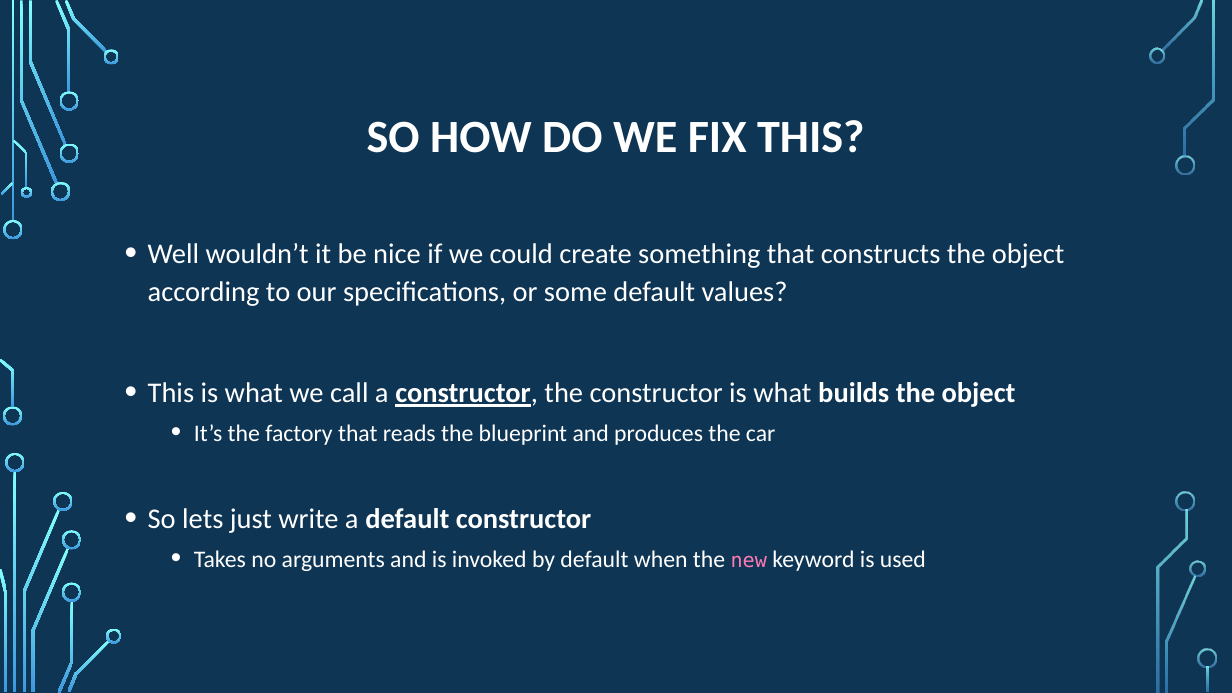
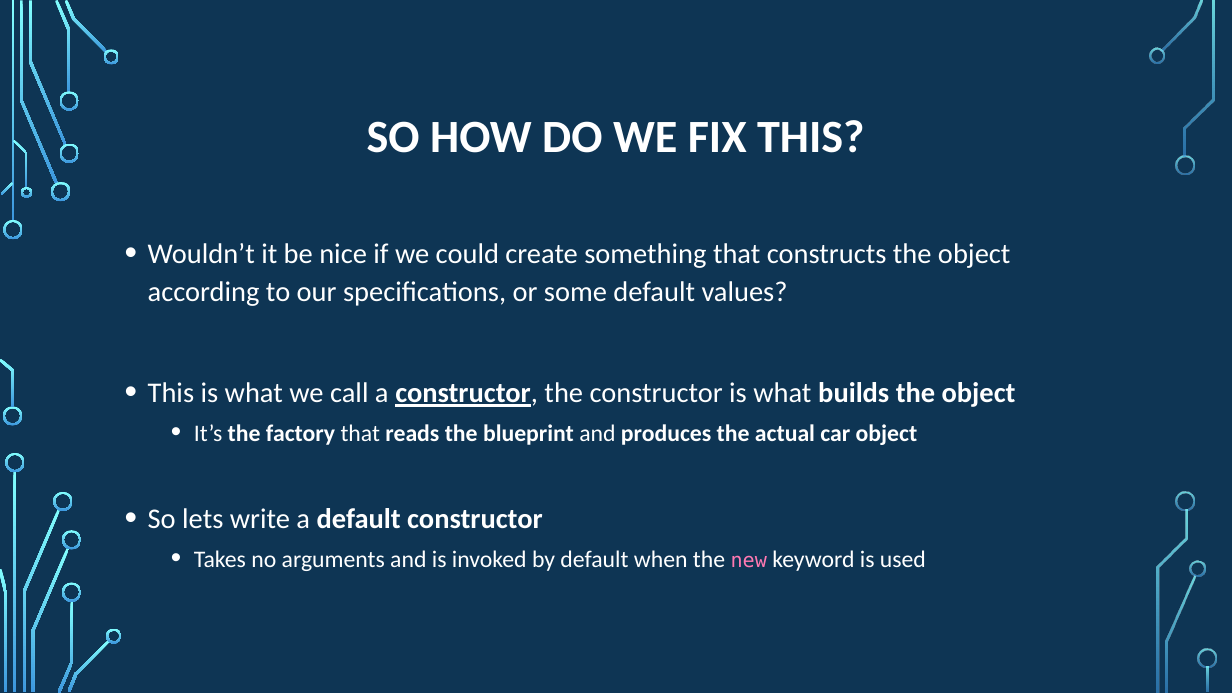
Before and after one commit to psypdt/Advanced_Summer_Course, a slide deck: slide 23 of Day4/Day_4.pptx. Drawn at 1232x693 pixels with LibreOffice and Linux fonts; fonts in the diff are those of the drawing; background and template pictures are left out. Boxes give left, top, right and bottom in pixels: in the first picture for what was removed or moved away, otherwise in the second. Text is boxed around its words. In the diff, an @@ line names an element or a change of style, - is before the commit and + after.

```diff
--- a/Day4/Day_4.pptx
+++ b/Day4/Day_4.pptx
@@ text at [148, 243, 1010, 306]: text changed @@
-• Well wouldn’t it be nice if we could create something that constructs the object according to our specifications, or some default values?
+• Wouldn’t it be nice if we could create something that constructs the object according to our specifications, or some default values?
@@ text at [148, 424, 918, 529]: text changed; bold on @@
-  • It’s the factory that reads the blueprint and produces the car
-• So lets just write a default constructor
+  • It’s the factory that reads the blueprint and produces the actual car object
+• So lets write a default constructor
```
Also in this commit, not shown: 11 other slides changed, 2 slides added, 1 slide removed, 1 other file.
